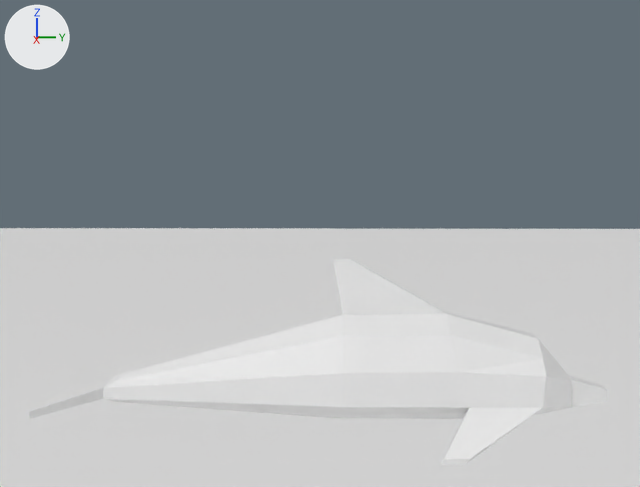
Two versions of the Blender file blender/dolphin_rig.blend, one commit apart.
One viewpoint serves both versions: a 50 mm camera at (5.39, -0.09, 4.54) aimed at (0.01, -0.16, 4.0). Arrows for +X, +Y and +Z are at upper left; the lights stay in place.

In view in the first picture: 'Dolphin', 'Plane'.
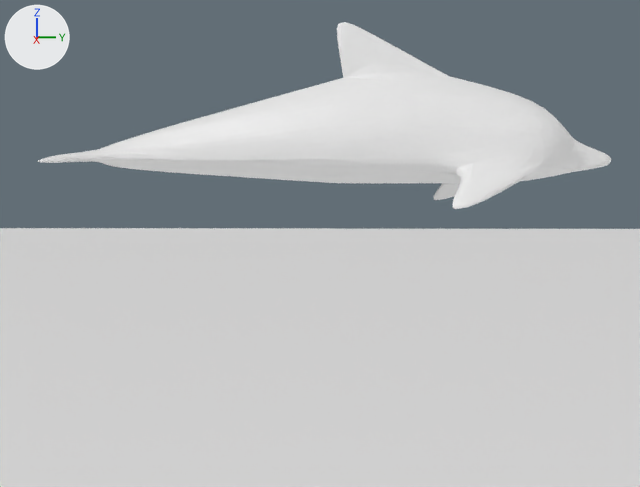
Patch to the scene script:
```diff
--- a/blender/dolphin_rig.blend.py
+++ b/blender/dolphin_rig.blend.py
@@ ob_dolphin @@
 ob_dolphin = bpy.data.objects.new('Dolphin', me_dolphin)
-ob_dolphin.location = (0.0, 0.0, 3.153)
+ob_dolphin.location = (0.0, 0.0, 4.583)
 ob_dolphin.rotation_euler = (1.571, 0.0, 0.0)  # degrees (90, 0, 0)
```

Location of each change, [x1, y1, x2, y2] in pixels of the pictures (640 x 487 px):
'Dolphin', moved
    before: [29, 258, 607, 465]
    after: [37, 22, 611, 209]
